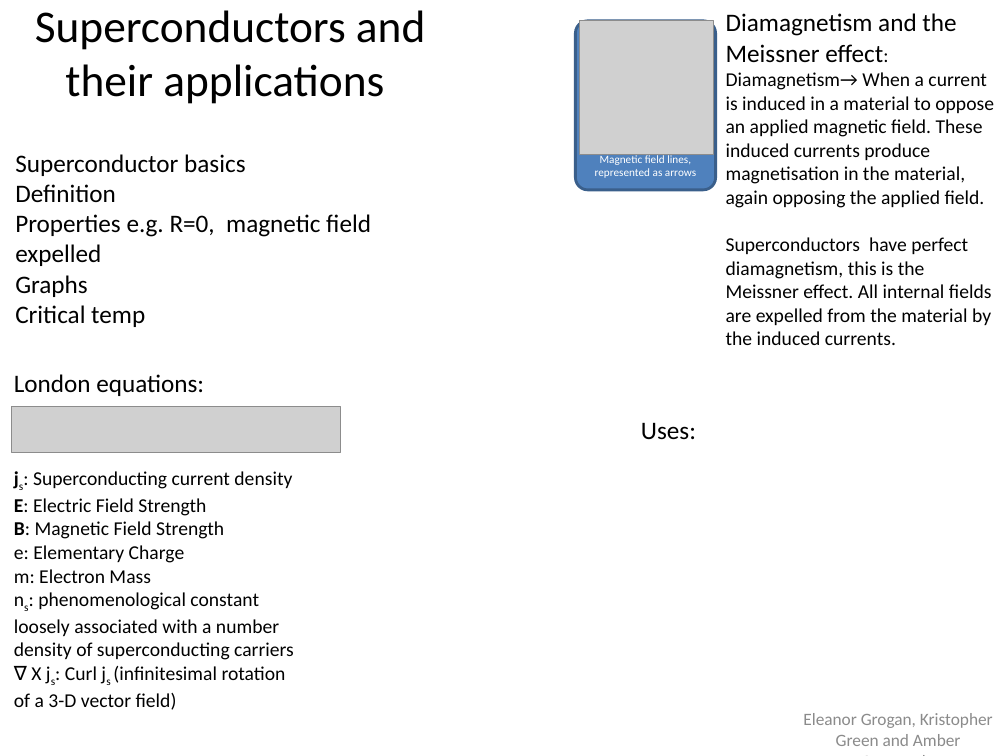
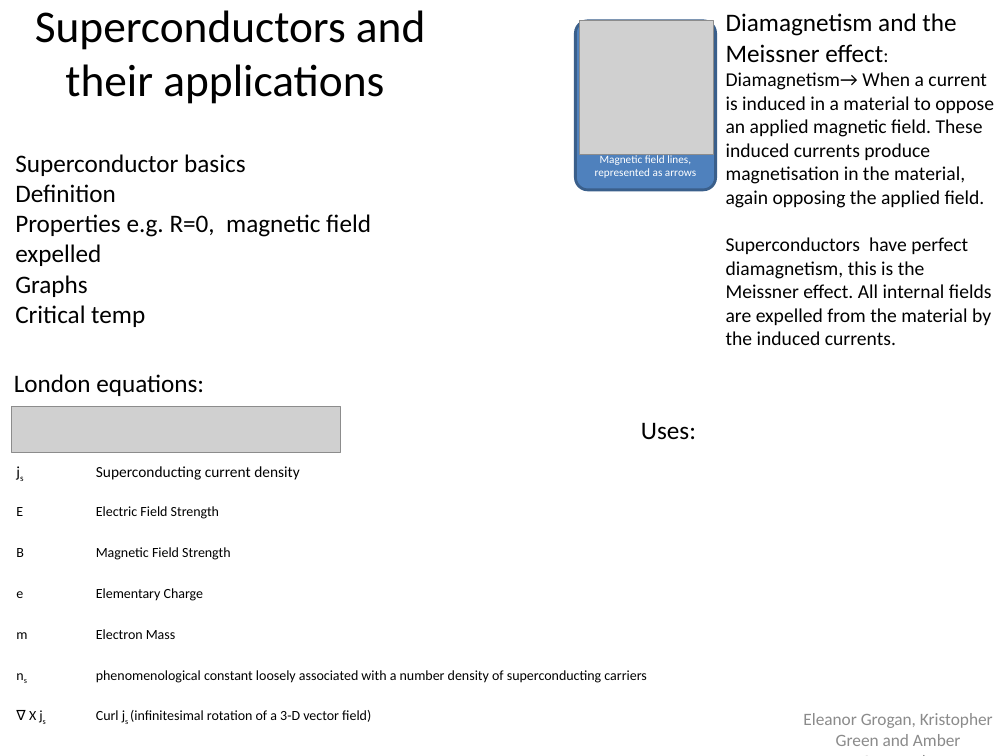
Before and after one commit to aspielord/Physics-stuff, a slide deck: slide 1 of POSTER Super conductors and their applications.pptx. Drawn at 1008x756 pixels with LibreOffice and Linux fonts; fonts in the diff are those of the drawing; grey boxes stand for pictures. Boxes give left, top, right and bottom in pixels: in the first picture for what was removed or moved away, otherwise in the second. Text is boxed around its words. In the diff, an @@ line names an element or a change of style, - is before the commit and + after.

```diff
--- a/POSTER Super conductors and their applications.pptx
+++ b/POSTER Super conductors and their applications.pptx
@@ table added at [6, 458, 678, 744], 7 rows, 2 columns @@
+js | Superconducting current density
+E | Electric Field Strength
+B | Magnetic Field Strength
+e | Elementary Charge
+m | Electron Mass
+ns | phenomenological constant loosely associated with a number density of superconducting carriers
+∇ X js | Curl js (infinitesimal rotation of a 3-D vector field)
@@ text removed at [14, 471, 294, 710] @@
-js: Superconducting current density
-E: Electric Field Strength
-B: Magnetic Field Strength
-e: Elementary Charge
-m: Electron Mass
-ns: phenomenological constant loosely associated with a number density of superconducting carriers
-∇ X js: Curl js (infinitesimal rotation of a 3-D vector field)
```
Also in this commit, not shown: 3 other files.
